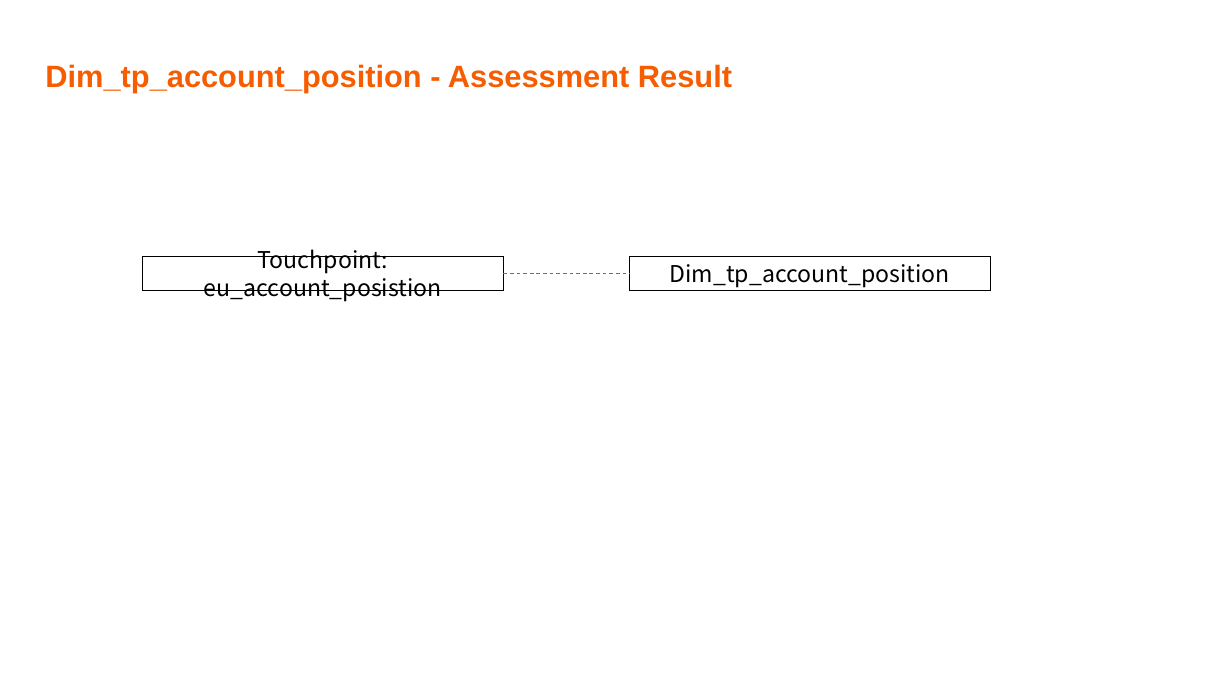
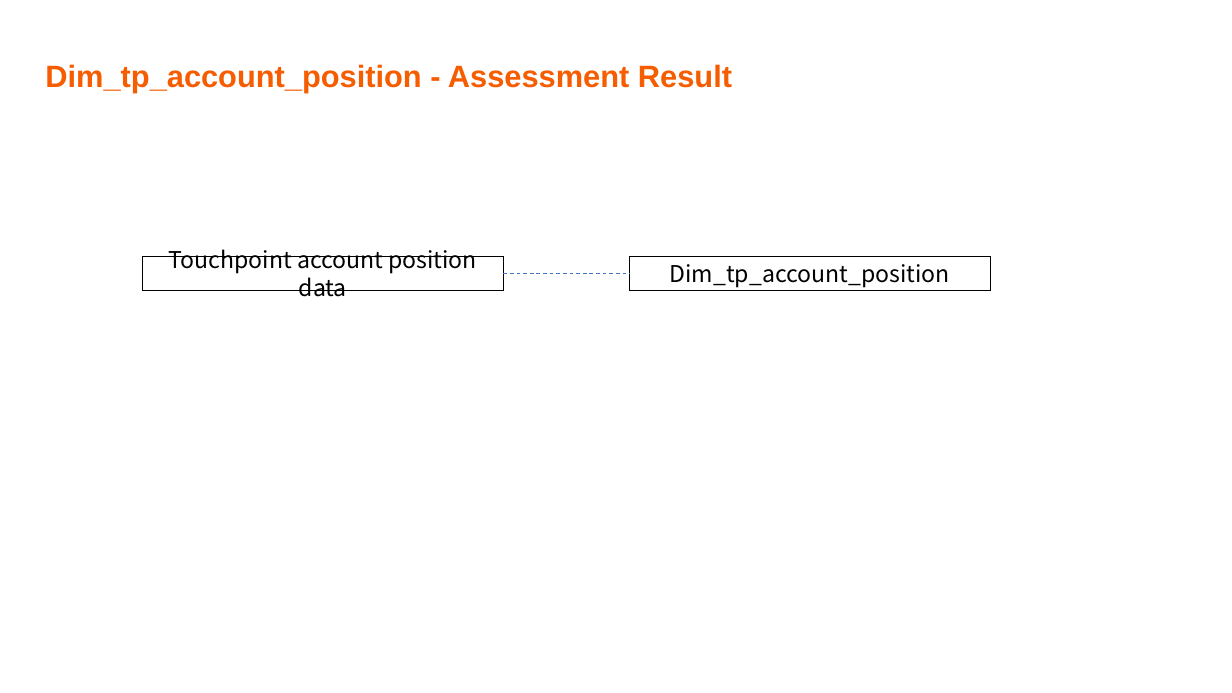
Before and after one commit to Ben202309141505/Documents, a slide deck: slide 38 of NGSE docs/NGSE China - Data Readiness Report_20231226_V0.1.pptx (slide 37 before the commit). Drawn at 1232x693 pixels with LibreOffice and Linux fonts; fonts in the diff are those of the drawing; background and template pictures are left out. Boxes give left, top, right and bottom in pixels: in the first picture for what was removed or moved away, otherwise in the second. Text is boxed around its words. In the diff, an @@ line names an element or a change of style, - is before the commit and + after.

```diff
--- a/NGSE docs/NGSE China - Data Readiness Report_20231226_V0.1.pptx
+++ b/NGSE docs/NGSE China - Data Readiness Report_20231226_V0.1.pptx
@@ text in rectangle at bbox=[169, 249, 477, 297]: text changed @@
-Touchpoint: eu_account_posistion
+Touchpoint account position data
```
Also in this commit, not shown: 7 other slides changed, 1 slide added.
